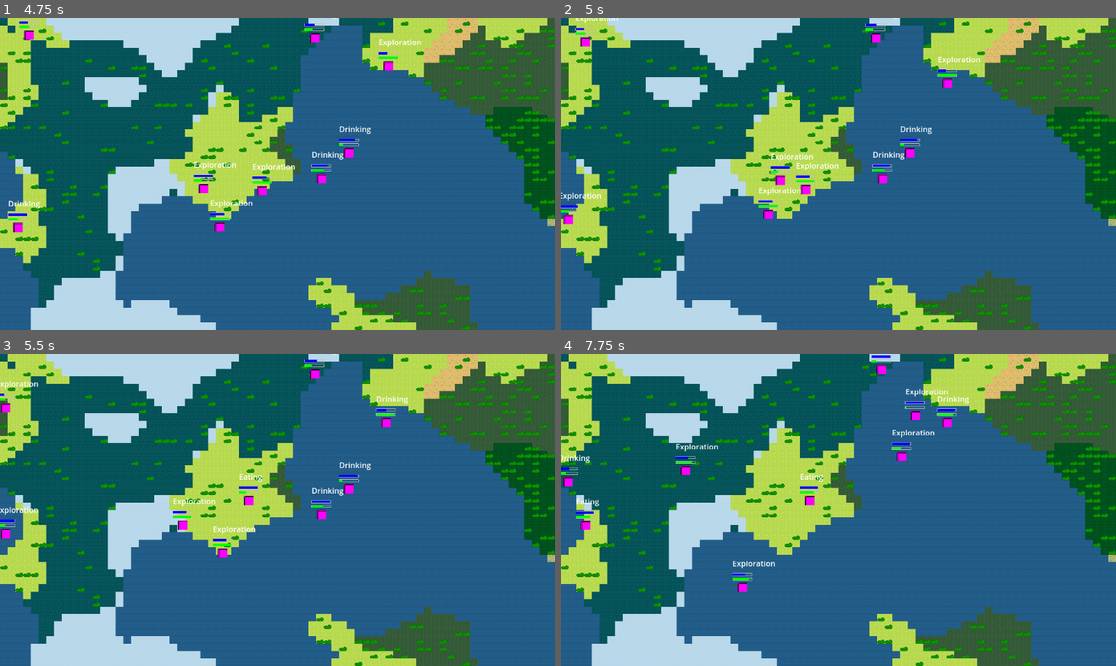
Above: before the commit, frames 1-4 (two rows, left to right).
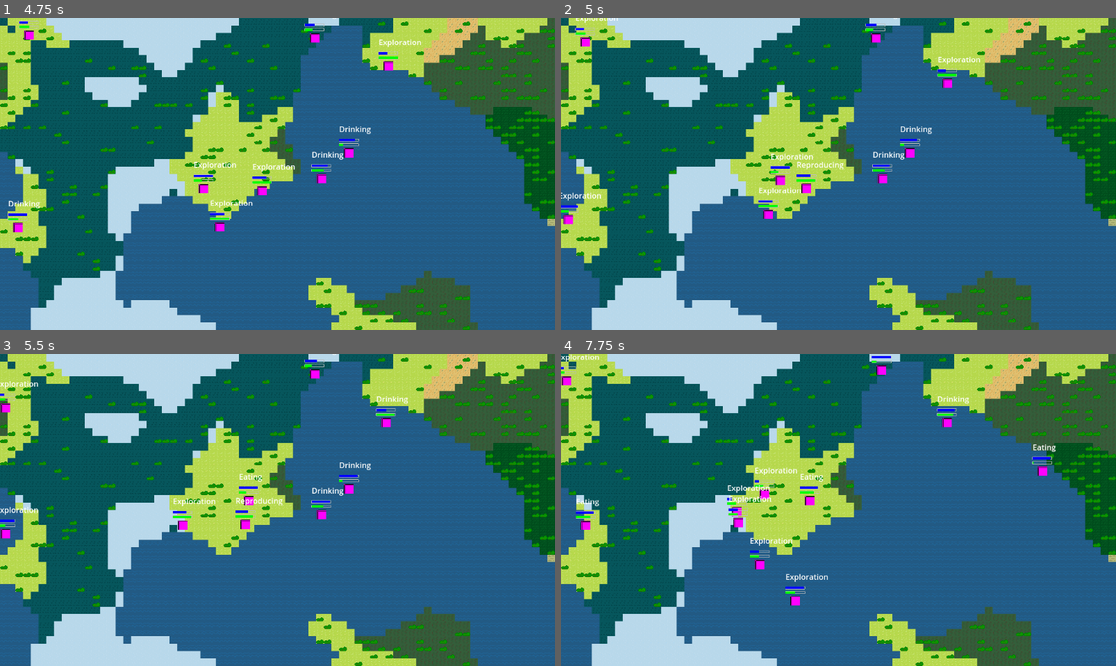
Above: after the commit, the same moments.

Repository: OnasChaturvedi/mini-jam-evolution
Game: Godot game, scene res://scenes/main.tscn
Two runs of this game, one before a commit and one after it. Both use one fixed random seed, a clock stepped at 60 frames per second and the inputs below.
Inputs:
- Up to frame 1 (4.75 s): no input
- Up to frame 2 (5 s): no input
- Up to frame 3 (5.5 s): no input
- Up to frame 4 (7.75 s): no input

Frame 1 is identical in both runs. In frame 2, 0.2% of the frame differs, in the area x 42-51%, y 46-57%; in frame 3, 0.4%; in frame 4, 2.2%, in the area x 0-90%, y 0-81%.

Commit message:
Added reproduction

Diff:
--- a/scenes/creature.tscn
+++ b/scenes/creature.tscn
@@ -9,6 +9,14 @@
 
 [node name="Creature" type="CharacterBody2D"]
 script = ExtResource("1_upmfi")
+speed = 150.0
+thirst_depletion_rate = 3.0
+hunger_depletion_rate = 5.0
+satiation_rate = 20.0
+reproduction_thirst_cost = 20.0
+reproduction_hunger_cost = 20.0
+reproduction_threshold_thirst = 70.0
+reproduction_threshold_hunger = 70.0
 
 [node name="CollisionShape2D" type="CollisionShape2D" parent="."]
 shape = SubResource("CircleShape2D_u1m71")
--- a/scenes/main.tscn
+++ b/scenes/main.tscn
@@ -38,7 +38,6 @@
 seed = 1435
 
 [node name="Terrain" type="TileMapLayer" parent="World"]
-unique_name_in_owner = true
 tile_set = SubResource("TileSet_0jgge")
 
 [node name="Camera2D" type="Camera2D" parent="."]
@@ -47,66 +46,30 @@
 
 [node name="Creature" parent="." instance=ExtResource("3_sugp2")]
 position = Vector2(753, 429)
-speed = 150.0
-thirst_depletion_rate = 3.0
-hunger_depletion_rate = 5.0
-satiation_rate = 20.0
 
 [node name="Creature2" parent="." instance=ExtResource("3_sugp2")]
 position = Vector2(559, 336)
-speed = 150.0
-thirst_depletion_rate = 3.0
-hunger_depletion_rate = 5.0
-satiation_rate = 20.0
 
 [node name="Creature3" parent="." instance=ExtResource("3_sugp2")]
 position = Vector2(856, 261)
-speed = 150.0
-thirst_depletion_rate = 3.0
-hunger_depletion_rate = 5.0
-satiation_rate = 20.0
 
 [node name="Creature4" parent="." instance=ExtResource("3_sugp2")]
 position = Vector2(541, 519)
-speed = 150.0
-thirst_depletion_rate = 3.0
-hunger_depletion_rate = 5.0
-satiation_rate = 20.0
 
 [node name="Creature5" parent="." instance=ExtResource("3_sugp2")]
 position = Vector2(438, 385)
-speed = 150.0
-thirst_depletion_rate = 3.0
-hunger_depletion_rate = 5.0
-satiation_rate = 20.0
 
 [node name="Creature6" parent="." instance=ExtResource("3_sugp2")]
 position = Vector2(226, 166)
-speed = 150.0
-thirst_depletion_rate = 3.0
-hunger_depletion_rate = 5.0
-satiation_rate = 20.0
 
 [node name="Creature7" parent="." instance=ExtResource("3_sugp2")]
 position = Vector2(124, 439)
-speed = 150.0
-thirst_depletion_rate = 3.0
-hunger_depletion_rate = 5.0
-satiation_rate = 20.0
 
 [node name="Creature8" parent="." instance=ExtResource("3_sugp2")]
 position = Vector2(383, 39)
-speed = 150.0
-thirst_depletion_rate = 3.0
-hunger_depletion_rate = 5.0
-satiation_rate = 20.0
 
 [node name="Creature9" parent="." instance=ExtResource("3_sugp2")]
 position = Vector2(955, 108)
-speed = 150.0
-thirst_depletion_rate = 3.0
-hunger_depletion_rate = 5.0
-satiation_rate = 20.0
 
 [node name="WorldBorder" type="StaticBody2D" parent="."]
 
--- a/scripts/ai_states/exploration_state.gd
+++ b/scripts/ai_states/exploration_state.gd
@@ -8,14 +8,6 @@
 	_set_new_exploration_direction()
 
 func _physics_process(delta: float):
-	# Prioritization: Check for more pressing needs
-	#if darwin.current_thirst <= darwin.hydration_threshold and darwin._find_nearest_resource_source("water") != Vector2i.ZERO:
-		#change_state("SeekingWaterState")
-		#return
-	#if darwin.current_hunger <= darwin.hunger_threshold and darwin._find_nearest_resource_source("food") != Vector2i.ZERO:
-		#change_state("SeekingFoodState")
-		#return
-
 	# Continue exploring logic
 	exploration_timer -= delta
 	if exploration_timer <= 0:
@@ -24,6 +16,9 @@
 			return
 		if darwin.current_hunger <= darwin.hunger_threshold:
 			change_state("SeekingFoodState")
+			return
+		if darwin.current_thirst >= darwin.reproduction_threshold_thirst and darwin.current_hunger >= darwin.reproduction_threshold_hunger:
+			change_state("ReproducingState")
 			return
 
 		_set_new_exploration_direction()
--- /dev/null
+++ b/scripts/ai_states/reproducing_state.gd
@@ -0,0 +1,31 @@
+# States/ReproducingState.gd
+class_name ReproducingState extends State
+
+var reproduction_timer: float = 0.0
+
+func _enter():
+	# print("Entering ReproducingState for Darwin: ", darwin.name)
+	darwin.velocity = Vector2.ZERO # Stop moving during reproduction
+	reproduction_timer = darwin.reproduction_time # Initialize timer for reproduction duration
+
+func _physics_process(delta: float):
+	# Gradually consume resources during the reproduction process
+	# This ensures the cost is spread out over the reproduction_time
+	darwin.current_thirst = max(0, darwin.current_thirst - darwin.reproduction_thirst_cost / darwin.reproduction_time * delta)
+	darwin.current_hunger = max(0, darwin.current_hunger - darwin.reproduction_hunger_cost / darwin.reproduction_time * delta)
+
+	# Check if Darwin runs out of resources mid-reproduction
+	if darwin.current_thirst <= 0 or darwin.current_hunger <= 0:
+		print("Darwin (", darwin.name, ") aborted reproduction due to critical resource levels!")
+		change_state("ExplorationState") # Revert to exploration, might lead to death soon
+		return
+
+	reproduction_timer -= delta
+
+	# If reproduction time is over, spawn the new Darwin
+	if reproduction_timer <= 0:
+		darwin._spawn_new_creature() # Call the spawning method on the Darwin instance
+		change_state("ExplorationState") # Go back to exploring after successful reproduction
+
+func _exit():
+	pass
--- a/scripts/creature.gd
+++ b/scripts/creature.gd
@@ -13,11 +13,18 @@
 @export var satiation_rate: float = 15.0 # How much hunger is restored per second when eating
 @export var hunger_threshold: float = 60.0 # Hunger level at which Darwin starts seeking food
 
+@export var reproduction_thirst_cost: float = 30.0   # Thirst consumed during reproduction
+@export var reproduction_hunger_cost: float = 30.0   # Hunger consumed during reproduction
+@export var reproduction_time: float = 2.0           # How long reproduction takes (animation/delay)
+@export var reproduction_threshold_thirst: float = 80.0 # Thirst level needed to consider reproducing
+@export var reproduction_threshold_hunger: float = 80.0 # Hunger level needed to consider reproducing
+var creature_scene_path: String = "res://scenes/creature.tscn"
+
 @export var max_age: float = 15
 # --- Exploration State Parameters (moved here from state for editor access) ---
 @export var exploration_move_duration: float = 0.5 # How long to move in one direction during exploration
 
-@onready var terrain: TileMapLayer = %Terrain # Ensure this %Path is correct in your scene
+@onready var terrain: TileMapLayer = $"../World/Terrain" # Ensure this %Path is correct in your scene
 
 # --- State Machine Variables ---
 var current_state_object: State = null # Holds the actual instantiated state object
@@ -29,6 +36,7 @@
 const DRINKING_STATE = preload("res://scripts/ai_states/drinking_state.gd")
 const SEEKING_FOOD_STATE = preload("res://scripts/ai_states/seeking_food_state.gd")
 const EATING_STATE = preload("res://scripts/ai_states/eating_state.gd")
+const REPRODUCING_STATE = preload("res://scripts/ai_states/reproducing_state.gd")
 # Add more state preload constants here as you create them!
 
 # --- Darwin Attributes (Current Values) ---
@@ -86,6 +94,7 @@
 		"DrinkingState": new_state_script = DRINKING_STATE
 		"SeekingFoodState": new_state_script = SEEKING_FOOD_STATE
 		"EatingState": new_state_script = EATING_STATE
+		"ReproducingState": new_state_script = REPRODUCING_STATE
 		# Add more cases here for any new states you create
 		_:
 			print("Error: State '%s' not found or not preloaded!" % new_state_name)
@@ -178,6 +187,37 @@
 		call_deferred("queue_free")
 
 
+func _spawn_new_creature():
+	if creature_scene_path.is_empty():
+		print("Reproduction failed: Darwin scene path is empty!")
+		return
+
+	var creature_scene: PackedScene = load(creature_scene_path)
+	if not creature_scene:
+		print("Reproduction failed: Could not load Darwin scene from path: ", creature_scene_path)
+		return
+
+	# Consume resources for reproduction
+	current_thirst = max(0, current_thirst - reproduction_thirst_cost)
+	current_hunger = max(0, current_hunger - reproduction_hunger_cost)
+
+	var new_darwin_instance = creature_scene.instantiate()
+
+	# Add the new Darwin to the same parent as the current Darwin
+	# This assumes your Darwins are children of a common Node (e.g., a "Darwins" Node2D)
+	add_sibling(new_darwin_instance)
+
+	# Place the new Darwin nearby, with a small random offset
+	var spawn_offset = Vector2(randf_range(-50, 50), randf_range(-50, 50))
+	new_darwin_instance.global_position = global_position + spawn_offset
+
+	# Initialize offspring's needs (e.g., partially full)
+	new_darwin_instance.current_thirst = new_darwin_instance.max_thirst * 0.5
+	new_darwin_instance.current_hunger = new_darwin_instance.max_hunger * 0.5
+
+	print("Darwin (", name, ") reproduced! New Darwin spawned at ", new_darwin_instance.global_position)
+
+
 # --- Debug Drawing (for visualization during development) ---
 func _draw():
 	# Skip drawing in the editor and if essential nodes are missing
Not shown, added: scripts/ai_states/reproducing_state.gd.uid
